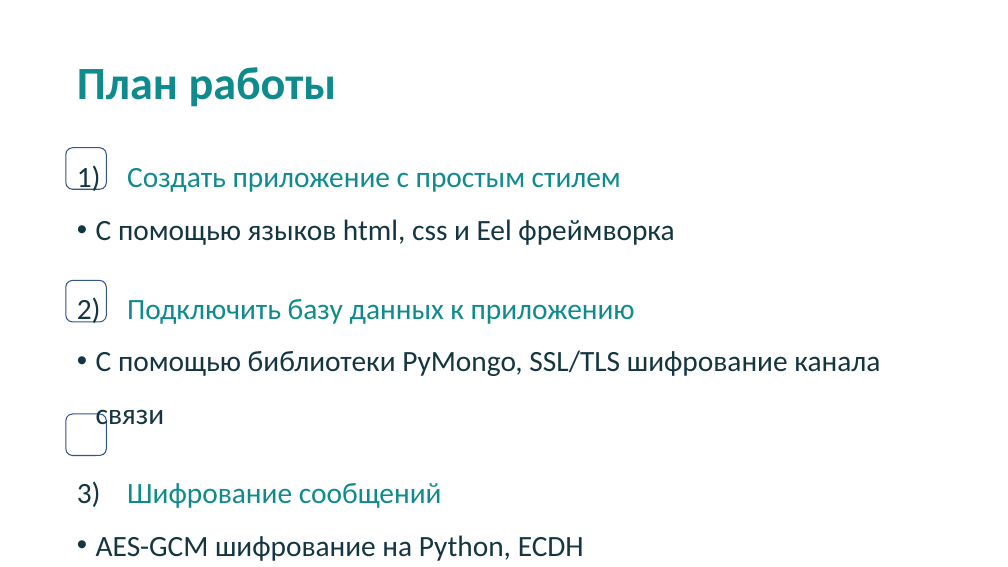
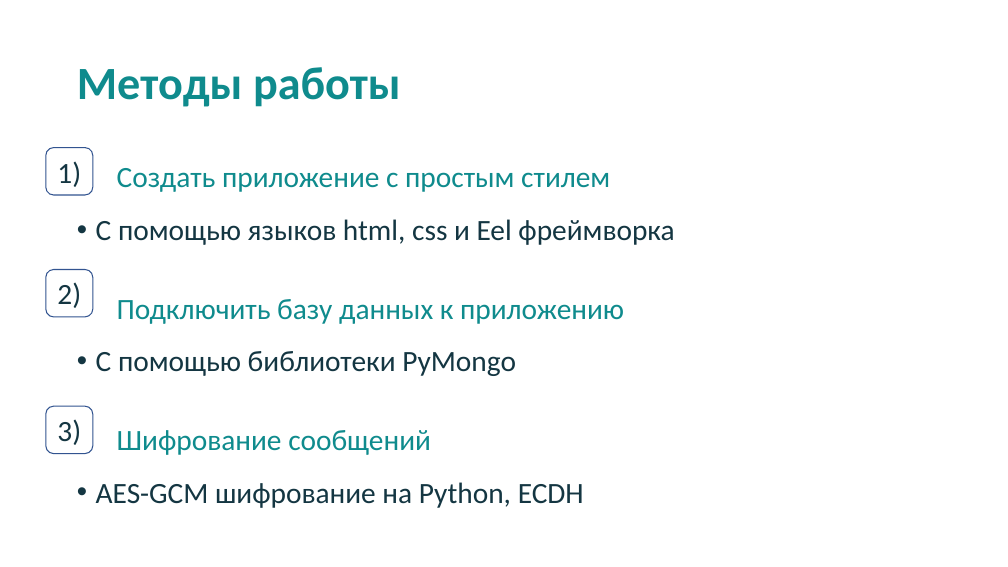
Before and after one commit to Nak1i1/Naki, a slide deck: slide 5 of Мессенджер Naki.pptx (slide 3 before the commit). Drawn at 1008x567 pixels with LibreOffice and Linux fonts; fonts in the diff are those of the drawing. Boxes give left, top, right and bottom in pixels: in the first picture for what was removed or moved away, otherwise in the second. Text is boxed around its words. In the diff, an @@ line names an element or a change of style, - is before the commit and + after.

```diff
--- a/Мессенджер Naki.pptx
+++ b/Мессенджер Naki.pptx
@@ title at box(77, 67, 401, 107): text changed @@
-План работы
+Методы работы
@@ rounded rectangle added at box(46, 147, 93, 195), fill #FFFFFF, outline #325491 1 pt, 28 pt, text #143642 @@
+1)
@@ rounded rectangle removed at box(66, 147, 107, 189) @@
@@ text at box(117, 168, 610, 192): text changed @@
-1) Создать приложение с простым стилем
+Создать приложение с простым стилем
@@ rounded rectangle added at box(46, 270, 93, 318), fill #FFFFFF, outline #325491 1 pt, 28 pt, text #143642 @@
+2)
@@ rounded rectangle removed at box(66, 281, 107, 322) @@
@@ text at box(96, 299, 624, 455): text changed; text colour #143642 to #0F8B8D @@
-2) Подключить базу данных к приложению
-• C помощью библиотеки PyMongo, SSL/TLS шифрование канала связи
-3) Шифрование сообщений
+Подключить базу данных к приложению
+• C помощью библиотеки PyMongo
+Шифрование сообщений
@@ rounded rectangle added at box(46, 406, 93, 454), fill #FFFFFF, outline #325491 1 pt, 28 pt, text #143642 @@
+3)
@@ rounded rectangle removed at box(66, 414, 107, 456) @@
```
Also in this commit, not shown: 5 other slides changed, 2 slides added, 5 other files.
